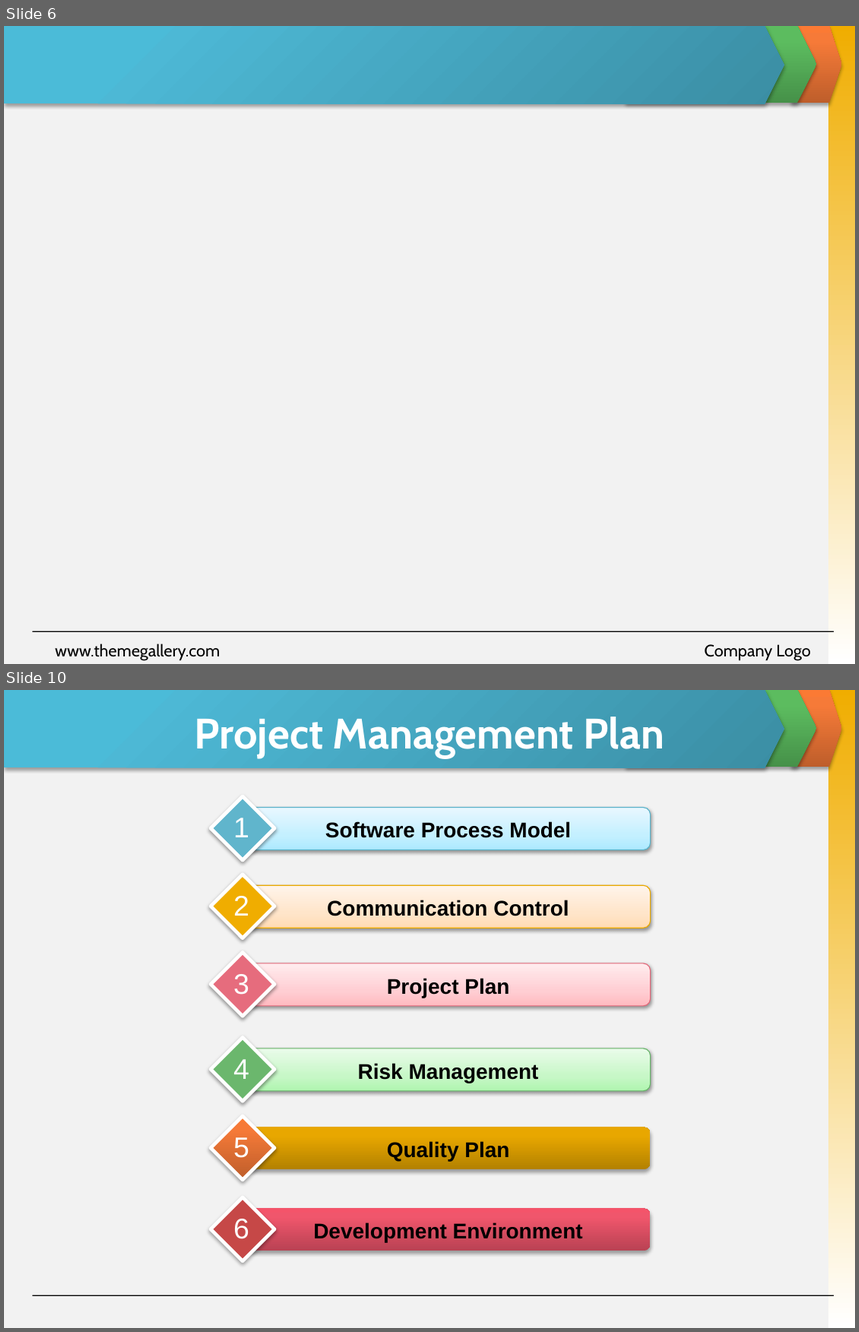
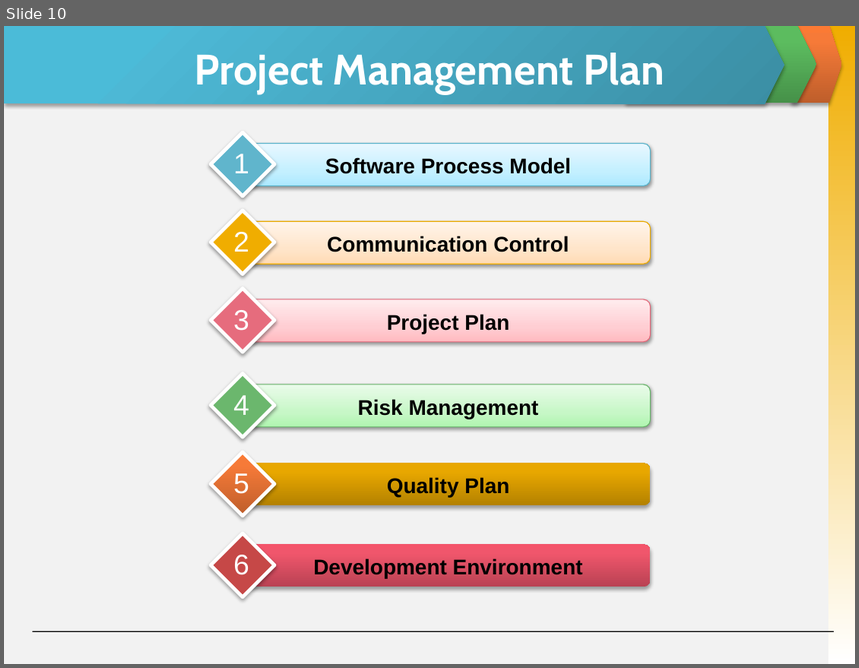
Before and after one commit to skyview059/e-learning-website, a slide deck: Document/Final report/Slide Present E-Learning.pptx. Shown one above the other, each under a label of ours: slides 6 and 10 before the commit, slide 10 after it; the slides between them are not shown. The pictures are 859x1332 and 859x668 pixels, drawn with LibreOffice and Linux fonts; fonts in the diff are those of the drawing; background and template pictures are left out. Boxes give left, top, right and bottom in pixels: in the first picture for what was removed or moved away, otherwise in the second. Text is boxed around its words. In the diff, an @@ line names an element or a change of style, - is before the commit and + after.

```diff
--- a/Document/Final report/Slide Present E-Learning.pptx
+++ b/Document/Final report/Slide Present E-Learning.pptx
@@ slide 6 removed at box(4, 26, 855, 664), background picture (left out); not listed: 5 template elements that a slide beside it also shows @@
@@ text removed at box(55, 644, 220, 661) @@
-www.themegallery.com
@@ text removed at box(705, 645, 811, 661) @@
-Company Logo
```
Also in this commit, not shown: 12 slides changed, 3 slides added, 2 other slides removed.
